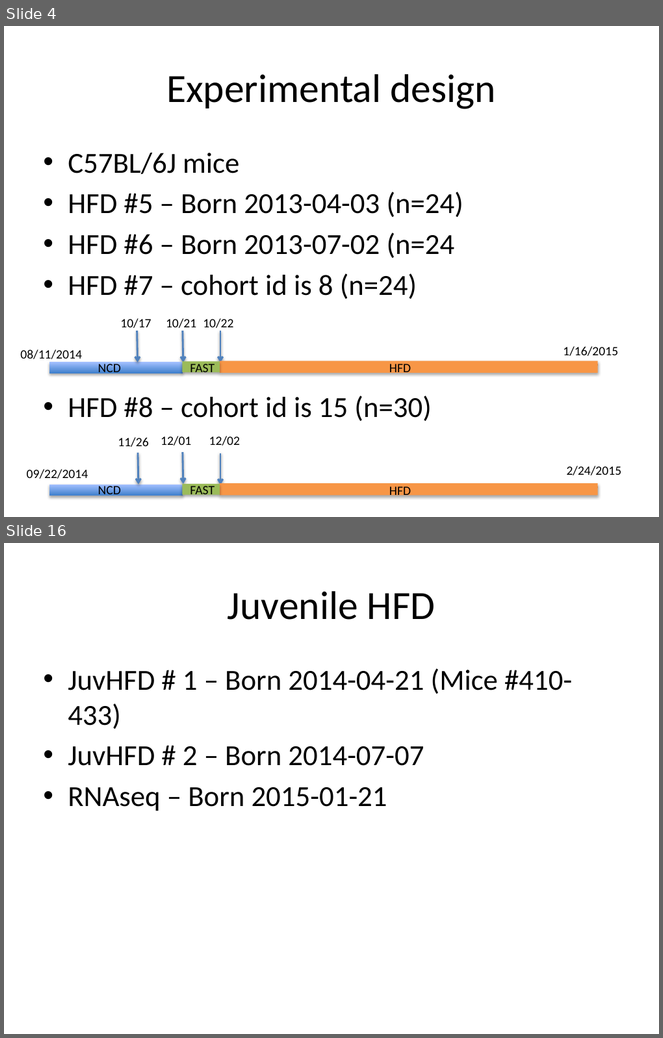
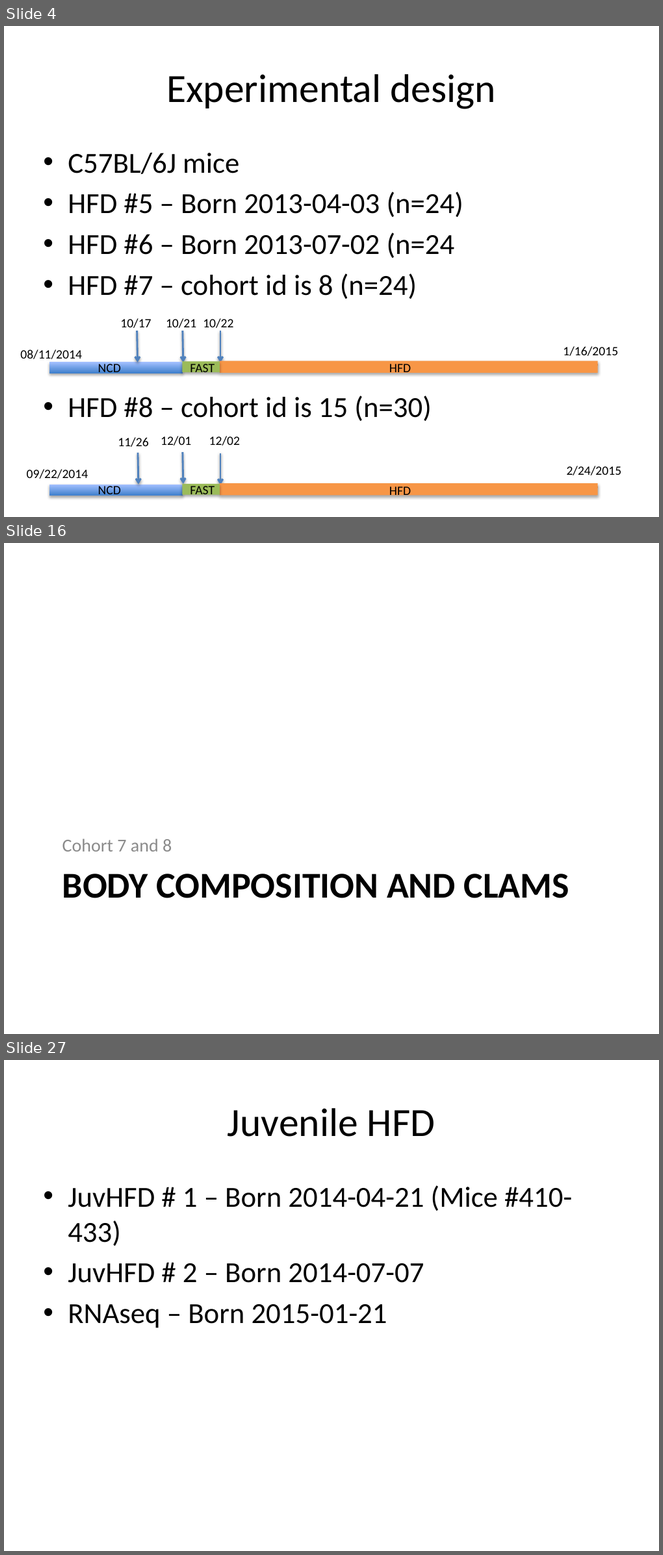
Before and after one commit to BridgesLab/PredictorsDietInducedObesity, a slide deck: ResultsSlides.pptx. Shown one above the other, each under a label of ours: slides 4 and 16 before the commit, slides 4, 16 and 27 after it; the slides between them are not shown. The pictures are 663x1038 and 663x1555 pixels, drawn with LibreOffice and Linux fonts; fonts in the diff are those of the drawing. Boxes give left, top, right and bottom in pixels: in the first picture for what was removed or moved away, otherwise in the second. Text is boxed around its words. In the diff, an @@ line names an element or a change of style, - is before the commit and + after.

Commit message:
Updated with clams analysis and no initial weight analysis

```diff
--- a/ResultsSlides.pptx
+++ b/ResultsSlides.pptx
@@ slide 16 added at (4, 543, 659, 1034), background #FFFFFF @@
@@ text added at (62, 839, 172, 852), 20 pt, text #8C8C8C @@
+Cohort 7 and 8
@@ title added at (62, 874, 570, 899), 40 pt, text #000000, bold @@
+BODY COMPOSITION AND CLAMS
@@ what was slide 16 is now slide 27 @@
```
Also in this commit, not shown: 8 slides changed, 12 other slides added, 5 slides removed.
